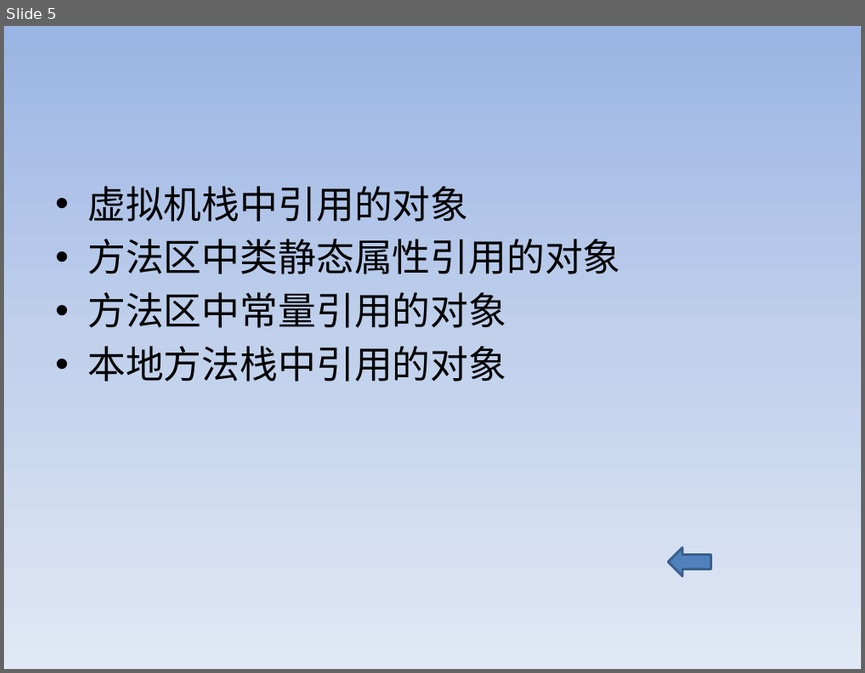
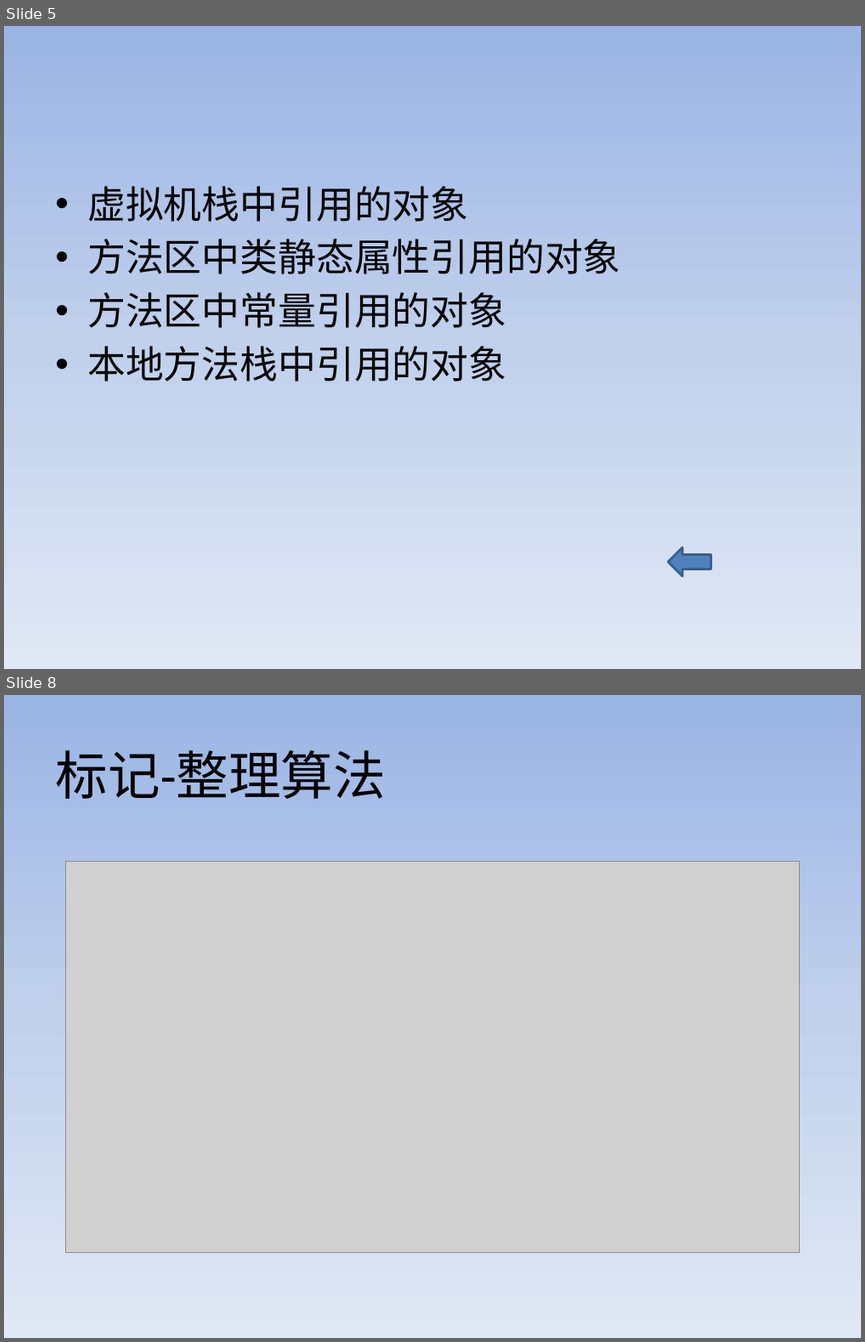
Before and after one commit to Aissue/myLearn, a slide deck: aboutGC/src/files/GC.pptx. Shown one above the other, each under a label of ours: slide 5 before the commit, slides 5 and 8 after it; the slides between them are not shown. The pictures are 865x673 and 865x1342 pixels, drawn with LibreOffice and Linux fonts; fonts in the diff are those of the drawing; grey boxes stand for pictures. Boxes give left, top, right and bottom in pixels: in the first picture for what was removed or moved away, otherwise in the second. Text is boxed around its words. In the diff, an @@ line names an element or a change of style, - is before the commit and + after.

```diff
--- a/aboutGC/src/files/GC.pptx
+++ b/aboutGC/src/files/GC.pptx
@@ slide 8 added at box(4, 695, 861, 1338), background gradient #9AB5E4 to #C2D1ED to #E1E8F5 @@
@@ title added at box(55, 750, 386, 799), 44 pt, text #000000 @@
+标记-整理算法
@@ picture added at box(66, 862, 799, 1252) @@
```
Also in this commit, not shown: 1 slide changed, 2 other slides added, 1 other file.
